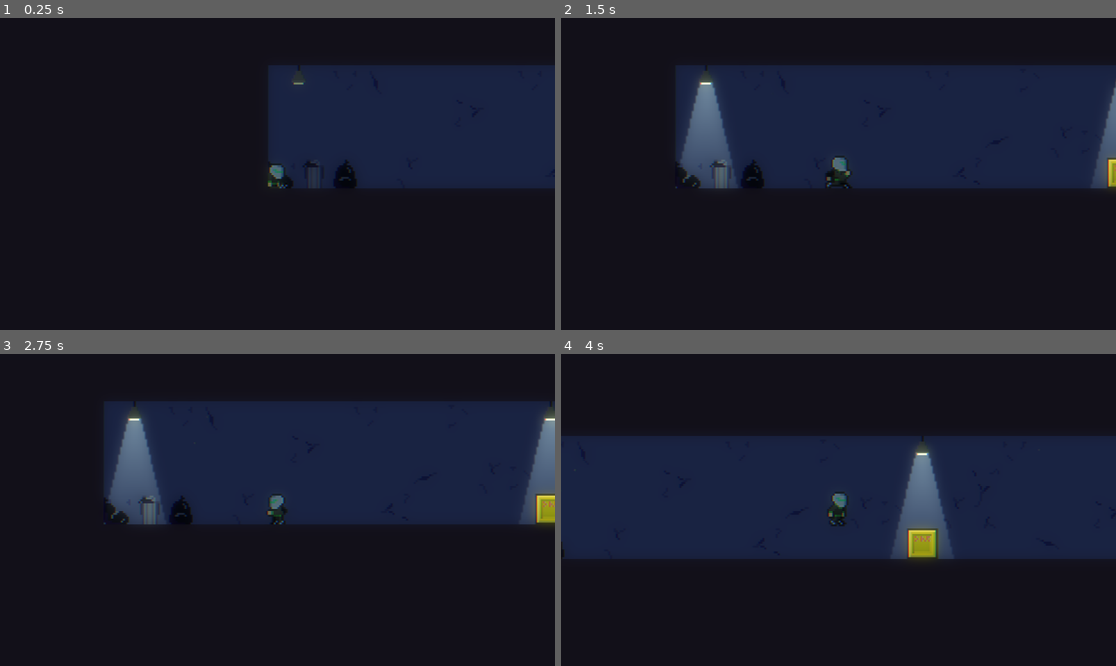
Above: before the commit, frames 1-4 (two rows, left to right).
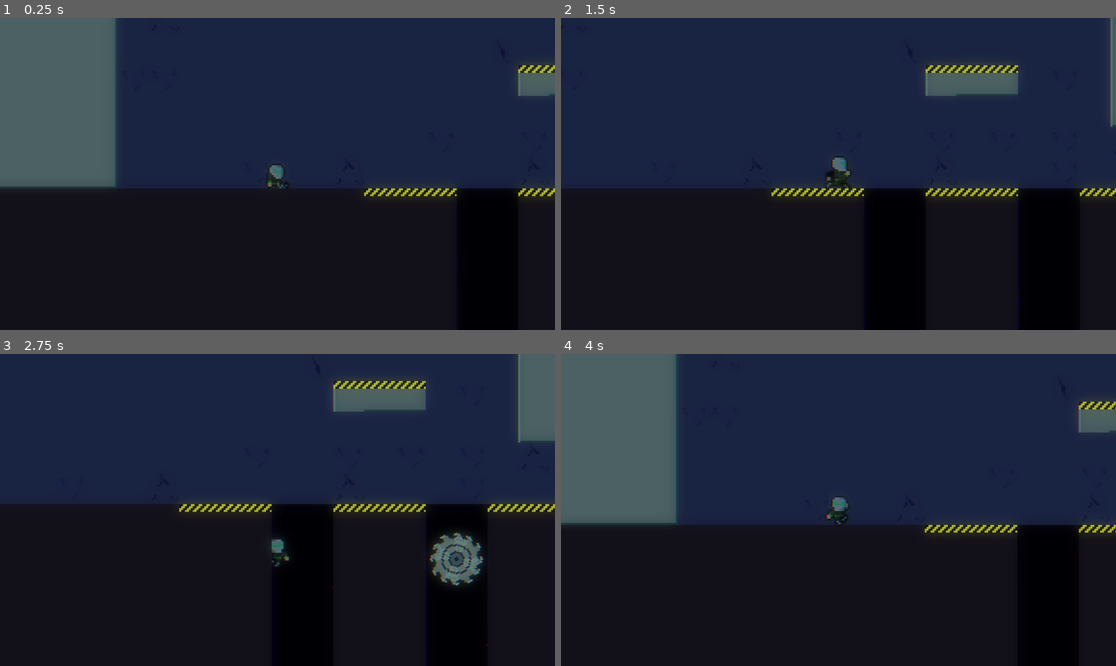
Above: after the commit, the same moments.

Repository: reneelias/Godot-2D-Platformer
Game: Godot game, scene res://Scenes/Level_01.tscn
Same seed, same stepped clock (60 frames per second), same inputs: the game is played once before the commit and once after it.
Inputs:
- Up to frame 1 (0.25 s): no input
- Up to frame 2 (1.5 s): hold D (MoveRight) from 0.53 s (still down); tap Space (Jump) at 0.77 s
- Up to frame 3 (2.75 s): tap Space (Jump) at 1.52 s; release D (MoveRight) at 2.03 s; hold A (MoveLeft) from 2.03 s (still down)
- Up to frame 4 (4 s): release A (MoveLeft) at 2.78 s; hold D (MoveRight) from 2.78 s (still down); tap Space (Jump) at 3.02, 3.77 s

The runs differ from the first frame. In frame 1, 36% of the frame differs, in the area x 0-100%, y 0-80%; in frame 2, 29%; in frame 3, 32%; in frame 4, 45%.

Commit message:
Add new checkpoint and slow down falling saw blades. Also, add Button_Machine scene

Diff:
--- /dev/null
+++ b/2d-platformer/ObjectScenes/Button_Machine.tscn
@@ -0,0 +1,32 @@
+[gd_scene load_steps=5 format=3 uid="uid://cl8w5sxxdcv7g"]
+
+[ext_resource type="Texture2D" uid="uid://dp7gqou3uusm3" path="res://Sprites/InteractableObjects.png" id="1_0kh05"]
+
+[sub_resource type="Gradient" id="Gradient_gvqcw"]
+colors = PackedColorArray(1, 1, 1, 1, 0, 0, 0, 1)
+
+[sub_resource type="GradientTexture2D" id="GradientTexture2D_n2wu5"]
+gradient = SubResource("Gradient_gvqcw")
+fill = 1
+fill_from = Vector2(0.5, 0.5)
+fill_to = Vector2(0.89316237, 0.18376069)
+
+[sub_resource type="RectangleShape2D" id="RectangleShape2D_0kh05"]
+size = Vector2(4.98, 13)
+
+[node name="Button_Machine" type="Area2D"]
+
+[node name="Sprite2D" type="Sprite2D" parent="."]
+position = Vector2(-0.5, 0)
+texture = ExtResource("1_0kh05")
+hframes = 2
+
+[node name="PointLight2D" type="PointLight2D" parent="."]
+position = Vector2(0, -1.5)
+color = Color(0.4117647, 0.8235294, 0.43529412, 1)
+texture = SubResource("GradientTexture2D_n2wu5")
+texture_scale = 0.1
+
+[node name="CollisionShape2D" type="CollisionShape2D" parent="."]
+position = Vector2(0, 1.5)
+shape = SubResource("RectangleShape2D_0kh05")
--- a/2d-platformer/Scenes/Level_01.tscn
+++ b/2d-platformer/Scenes/Level_01.tscn
@@ -20,11 +20,12 @@
 [ext_resource type="PackedScene" uid="uid://ct476bf3ca1wm" path="res://ObjectScenes/CompactorGroup.tscn" id="16_mm5uc"]
 [ext_resource type="PackedScene" uid="uid://b8ubtijxmpikm" path="res://ObjectScenes/Forklift.tscn" id="17_ob0u7"]
 [ext_resource type="PackedScene" uid="uid://c2wlrydy2amq1" path="res://ObjectScenes/Crate.tscn" id="18_nhi4p"]
-[ext_resource type="PackedScene" uid="uid://33q4e7mjwf5e" path="res://ObjectScenes/CheckPoint.tscn" id="19_nhi4p"]
+[ext_resource type="PackedScene" uid="uid://33q4e7mjwf5e" path="res://ObjectScenes/Checkpoint.tscn" id="19_nhi4p"]
 [ext_resource type="PackedScene" uid="uid://b1h85t2dhdx2o" path="res://ObjectScenes/SawBlade.tscn" id="20_1uwm5"]
 [ext_resource type="PackedScene" uid="uid://bqyanhnny324q" path="res://ObjectScenes/SawPathGroup.tscn" id="22_yvmjr"]
 [ext_resource type="PackedScene" uid="uid://bmoktwhf4s4cv" path="res://ObjectScenes/KillArea.tscn" id="24_kw8b6"]
 [ext_resource type="PackedScene" uid="uid://cftldogash6wh" path="res://ObjectScenes/ObjectSpawner.tscn" id="25_fonnl"]
+[ext_resource type="PackedScene" uid="uid://cl8w5sxxdcv7g" path="res://ObjectScenes/Button_Machine.tscn" id="26_gvqcw"]
 
 [sub_resource type="TileSetAtlasSource" id="TileSetAtlasSource_2jryf"]
 texture = ExtResource("1_e0dve")
@@ -876,7 +877,7 @@
 
 [node name="Player" parent="." instance=ExtResource("5_egvei")]
 z_index = 5
-position = Vector2(-27, 8)
+position = Vector2(2787, 8)
 collision_mask = 3
 turnSpeedScaler = 0.1
 playerState = 0
@@ -884,6 +885,9 @@
 [node name="Camera2D" parent="." node_paths=PackedStringArray("objectToFollow") instance=ExtResource("1_mm5uc")]
 limit_bottom = 100
 objectToFollow = NodePath("../Player")
+
+[node name="ChromaticAberration" parent="Camera2D" index="0"]
+anchors_preset = -1
 
 [node name="TileMapLayers" type="Node2D" parent="."]
 
@@ -1332,6 +1336,18 @@
 [node name="CharacterSpawn" parent="Checkpoints/Checkpoint_02" index="2"]
 position = Vector2(-5, 25)
 
+[node name="Checkpoint_03" parent="Checkpoints" instance=ExtResource("19_nhi4p")]
+position = Vector2(2788, -17)
+
+[node name="Sprite2D" parent="Checkpoints/Checkpoint_03" index="0"]
+scale = Vector2(1.76, 3.96)
+
+[node name="CollisionShape2D" parent="Checkpoints/Checkpoint_03" index="1"]
+scale = Vector2(1.76, 3.96)
+
+[node name="CharacterSpawn" parent="Checkpoints/Checkpoint_03" index="2"]
+position = Vector2(-1, 25)
+
 [node name="SawBlades" type="Node2D" parent="."]
 
 [node name="SawBlade_00" parent="SawBlades" instance=ExtResource("20_1uwm5")]
@@ -1389,7 +1405,7 @@
 spawnInterval = 1.25
 objectParent = NodePath("../../SawBlades")
 objectType = 1
-sb_gravityScale = 3.0
+sb_gravityScale = 2.0
 
 [node name="SawSpawner_01" parent="Spawners" node_paths=PackedStringArray("objectParent") instance=ExtResource("25_fonnl")]
 position = Vector2(2976, -257)
@@ -1398,7 +1414,12 @@
 spawnTimeOffset = 0.5
 objectParent = NodePath("../../SawBlades")
 objectType = 1
-sb_gravityScale = 3.0
+sb_gravityScale = 2.0
+
+[node name="Buttons" type="Node2D" parent="."]
+
+[node name="Button_Machine_00" parent="Buttons" instance=ExtResource("26_gvqcw")]
+position = Vector2(2864, -152)
 
 [editable path="Camera2D"]
 [editable path="Lights/LongHangingLamp_02"]
@@ -1423,3 +1444,4 @@
 [editable path="Checkpoints/Checkpoint_00"]
 [editable path="Checkpoints/Checkpoint_01"]
 [editable path="Checkpoints/Checkpoint_02"]
+[editable path="Checkpoints/Checkpoint_03"]
Not shown: 1 places in 2d-platformer/Scenes/Level_01.tscn that only renumber resources
Binary file added: 2d-platformer/Sprites/InteractableObjects.png
Not shown, added: 2d-platformer/Sprites/InteractableObjects.png.import
